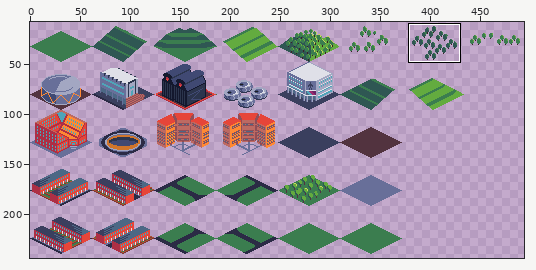
Sprite sheet, stored at CityMap.png. The picture above shows the old version from afar; the outline marks the close-up.
Close-up. Before the edit:
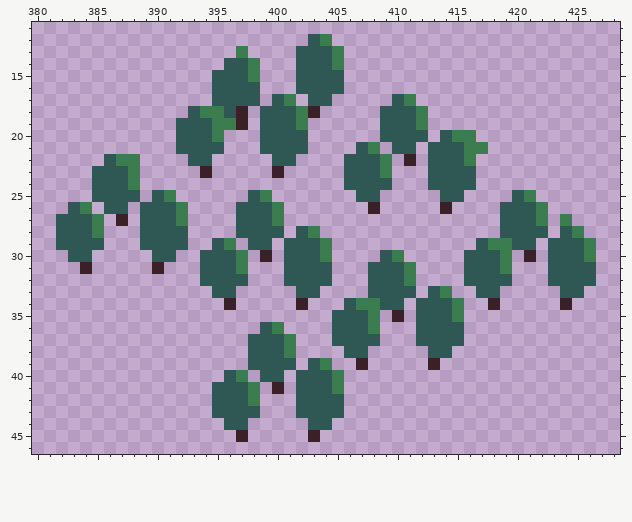
The file is 512x256 pixels. Shown: x 380..428, y 11..46. The wide view leaves out empty margins. The commit also changed other parts of the picture, which this record leaves out.
Once edited:
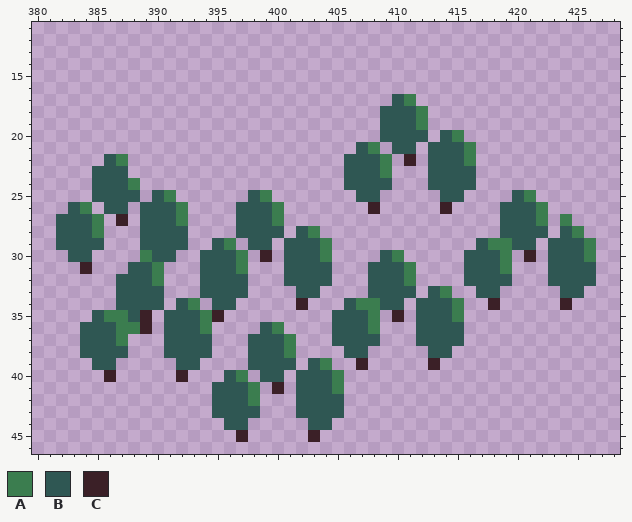
Palette (. is transparent): A #3b7d4f  B #2f5753  C #3b2027
Difference:
y 12: x 403..404 BA -> ..
y 13: x 397 A -> .; x 402..405 BBBA -> ....
y 14: x 396..398 BBA -> ...; x 402..405 BBBA -> ....
y 15: x 395..398 BBBA -> ....; x 402..405 BBBB -> ....
y 16: x 395..398 BBBB -> ....; x 402..405 BBBB -> ....
y 17: x 395..398 BBBB -> ....; x 400..401 BA -> ..; x 403..404 BB -> ..
y 18: x 393..397 BAABC -> .....; x 399..403 BBBAC -> .....
y 19: x 392..397 BBBAAC -> ......; x 399..402 BBBA -> ....
y 20: x 392..395 BBBA -> ....; x 399..402 BBBB -> ....; x 416 A -> .
y 21: x 392..395 BBBB -> ....; x 399..402 BBBB -> ....; x 417 A -> .
y 22: x 388 A -> .; x 393..394 BB -> ..; x 400..401 BB -> ..
y 23: x 388 A -> .; x 394 C -> .; x 400 C -> .
y 30: x 389 . -> A
y 31: x 388..390 ..C -> BBA
y 32: x 387..390 .... -> BBBA
y 33: x 387..390 .... -> BBBB; x 394 . -> B; x 397 . -> B
y 34: x 387..390 .... -> BBBB; x 392..393 .. -> BA; x 395..396 .C -> BB
y 35: x 385..389 ..... -> BAABC; x 391..395 ..... -> BBBAC
y 36: x 384..389 ...... -> BBBAAC; x 391..394 .... -> BBBA
y 37: x 384..387 .... -> BBBA; x 391..394 .... -> BBBB
y 38: x 384..387 .... -> BBBB; x 391..394 .... -> BBBB
y 39: x 385..386 .. -> BB; x 392..393 .. -> BB
y 40: x 386 . -> C; x 392 . -> C
